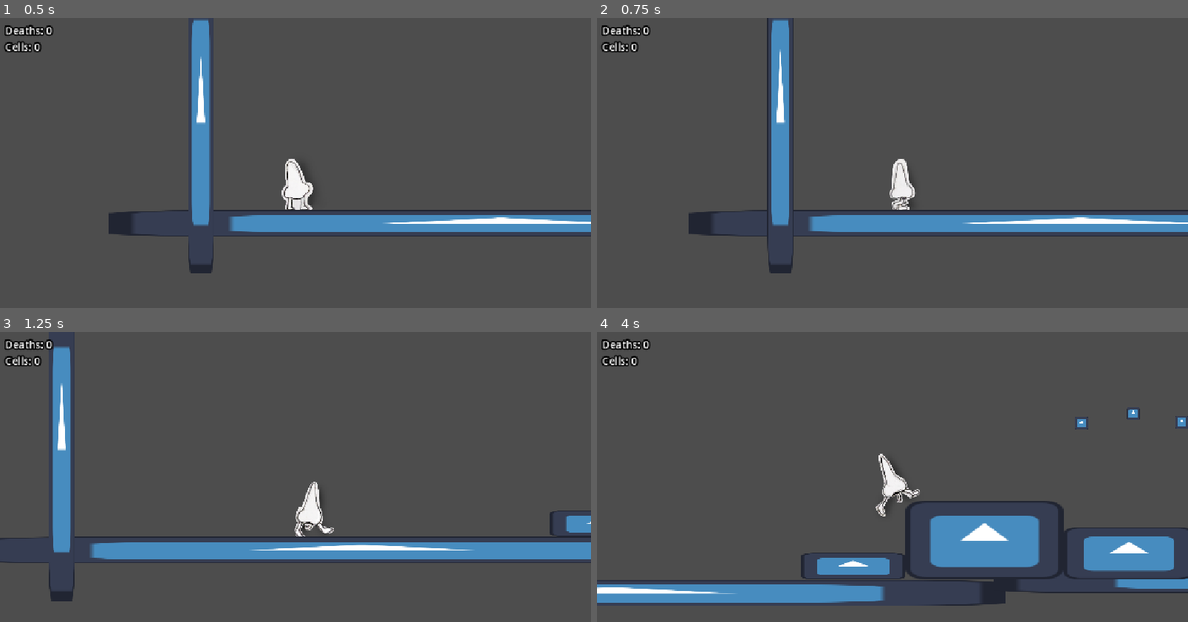
Above: before the commit, frames 1-4 (two rows, left to right).
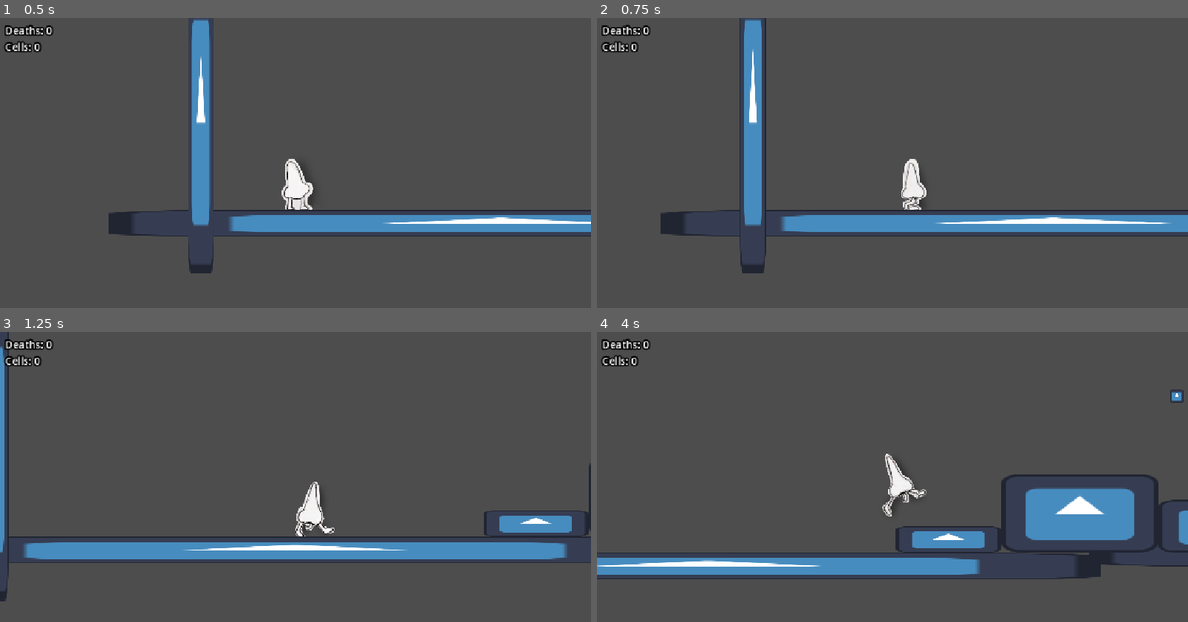
Above: after the commit, the same moments.

Repository: lmg-abe/runny-nose
Game: Godot game, scene res://area_1.tscn
Two runs of this game, one before a commit and one after it. Both use one fixed random seed, a clock stepped at 60 frames per second and the inputs below. The engine's default icon, where the game draws it, is replaced by a stand-in: a white triangle on a blue panel in a dark square.
Inputs:
- Up to frame 1 (0.5 s): no input
- Up to frame 2 (0.75 s): hold D (move_right) from 0.53 s (still down); tap 3 (dash, bound only after the commit) at 0.6 s
- Up to frame 3 (1.25 s): keep holding D (move_right); tap Space (jump) at 0.77 s
- Up to frame 4 (4 s): tap 2 (dash, bound only before the commit) at 1.35 s; tap Space (jump) at 1.52, 3.02, 3.77 s; release D (move_right) at 2.03 s; hold A (move_left) 2.03-2.78 s; tap I (pick_up, bound only before the commit) at 2.1 s; hold D (move_right) from 2.78 s (still down); tap 1 (sneeze) at 2.85 s; tap 3 (dash, bound only after the commit) at 3.6 s

Frame 1 is identical in both runs. In frame 2, 7.1% of the frame differs, in the area x 10-100%, y 0-89%; in frame 3, 6.0%; in frame 4, 18%, in the area x 0-100%, y 19-95%.

Commit message:
Changed input map

Diff:
--- a/project.godot
+++ b/project.godot
@@ -47,8 +47,8 @@
 }
 dash={
 "deadzone": 0.2,
-"events": [Object(InputEventKey,"resource_local_to_scene":fa …(141 unchanged characters)… ":false,"keycode":0,"physical_keycode":50,"key_label":0,"unicode":50,"location":0,"echo":false,"script":null)
-, Object(InputEventKey,"resource_local_to_scene":false,"reso …(132 unchanged characters)… ":false,"keycode":0,"physical_keycode":79,"key_label":0,"unicode":111,"location":0,"echo":false,"script":null)
+"events": [Object(InputEventKey,"resource_local_to_scene":fa …(141 unchanged characters)… ":false,"keycode":0,"physical_keycode":51,"key_label":0,"unicode":51,"location":0,"echo":false,"script":null)
+, Object(InputEventKey,"resource_local_to_scene":false,"reso …(132 unchanged characters)… ":false,"keycode":0,"physical_keycode":73,"key_label":0,"unicode":105,"location":0,"echo":false,"script":null)
 ]
 }
 sneeze={
@@ -59,20 +59,20 @@
 }
 pick_up={
 "deadzone": 0.2,
-"events": [Object(InputEventKey,"resource_local_to_scene":fa …(140 unchanged characters)… d":false,"keycode":0,"physical_keycode":73,"key_label":0,"unicode":105,"location":0,"echo":false,"script":null)
-, Object(InputEventKey,"resource_local_to_scene":false,"reso …(131 unchanged characters)… d":false,"keycode":0,"physical_keycode":51,"key_label":0,"unicode":51,"location":0,"echo":false,"script":null)
+"events": [Object(InputEventKey,"resource_local_to_scene":fa …(140 unchanged characters)… d":false,"keycode":0,"physical_keycode":50,"key_label":0,"unicode":50,"location":0,"echo":false,"script":null)
+, Object(InputEventKey,"resource_local_to_scene":false,"reso …(131 unchanged characters)… d":false,"keycode":0,"physical_keycode":79,"key_label":0,"unicode":111,"location":0,"echo":false,"script":null)
 ]
 }
 create_food={
 "deadzone": 0.2,
-"events": [Object(InputEventKey,"resource_local_to_scene":fa …(140 unchanged characters)… d":false,"keycode":0,"physical_keycode":74,"key_label":0,"unicode":106,"location":0,"echo":false,"script":null)
+"events": [Object(InputEventKey,"resource_local_to_scene":fa …(140 unchanged characters)… d":false,"keycode":0,"physical_keycode":85,"key_label":0,"unicode":117,"location":0,"echo":false,"script":null)
 , Object(InputEventKey,"resource_local_to_scene":false,"resource_name":"","device":-1,"window_id":0,"alt_pressed":false …(182 unchanged characters)…
 ]
 }
 laser={
 "deadzone": 0.2,
-"events": [Object(InputEventKey,"resource_local_to_scene":fa …(141 unchanged characters)… ":false,"keycode":0,"physical_keycode":75,"key_label":0,"unicode":107,"location":0,"echo":false,"script":null)
-, Object(InputEventKey,"resource_local_to_scene":false,"reso …(131 unchanged characters)… d":false,"keycode":0,"physical_keycode":82,"key_label":0,"unicode":114,"location":0,"echo":false,"script":null)
+"events": [Object(InputEventKey,"resource_local_to_scene":fa …(141 unchanged characters)… ":false,"keycode":0,"physical_keycode":70,"key_label":0,"unicode":102,"location":0,"echo":false,"script":null)
+, Object(InputEventKey,"resource_local_to_scene":false,"reso …(131 unchanged characters)… d":false,"keycode":0,"physical_keycode":77,"key_label":0,"unicode":109,"location":0,"echo":false,"script":null)
 ]
 }
 
